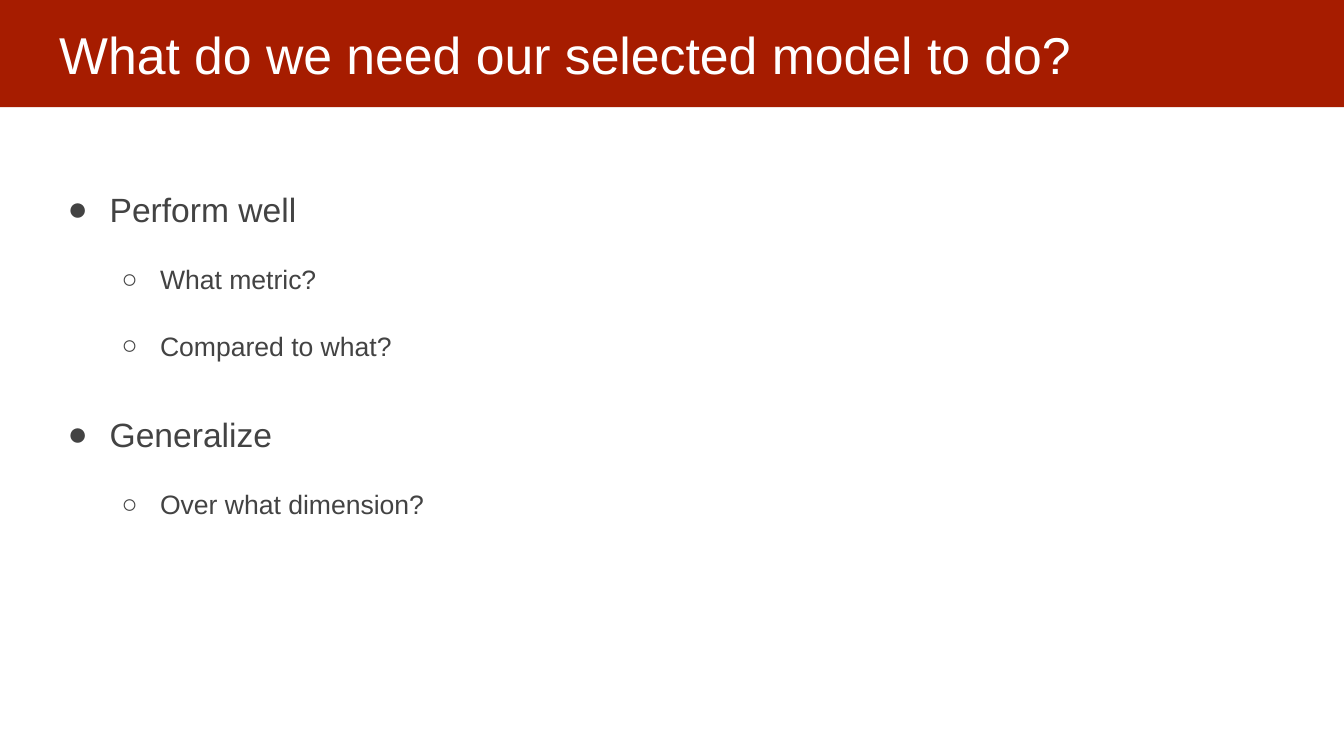
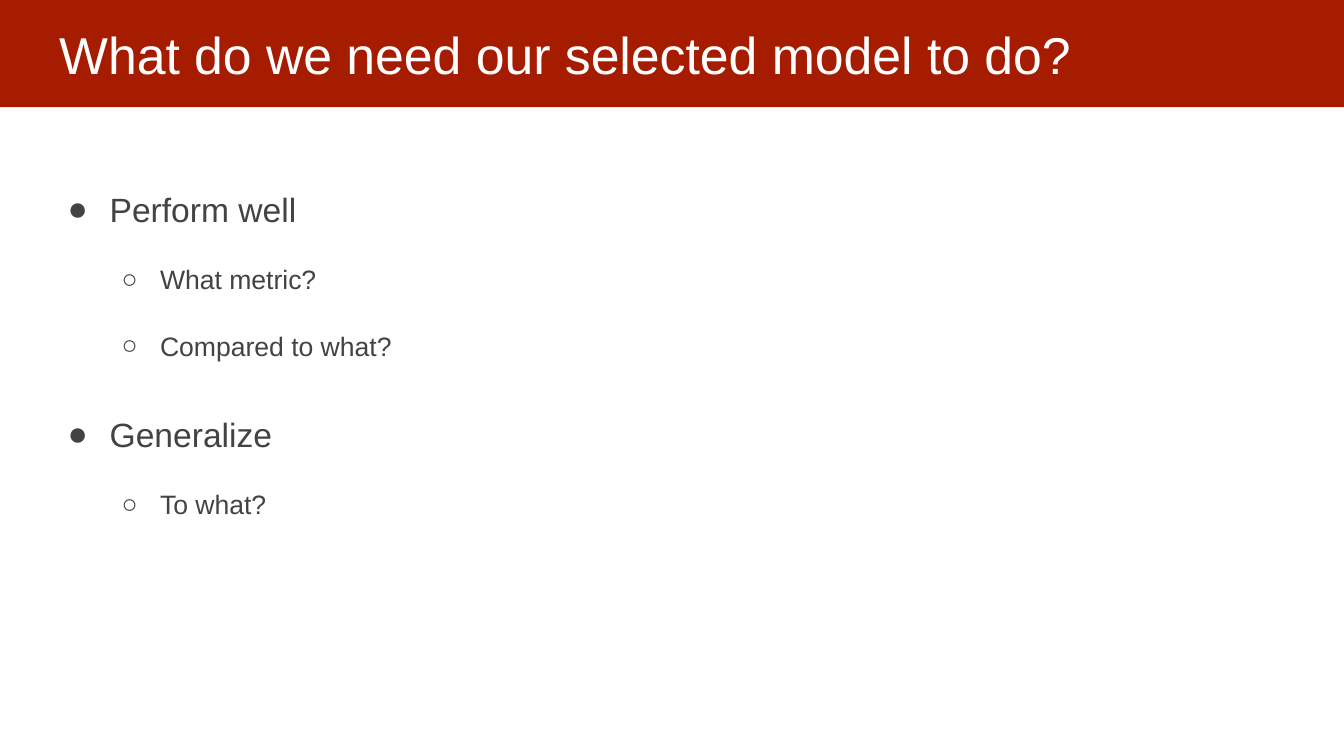
Before and after one commit to dssg/mlforpublicpolicylab, a slide deck: slide 10 of 06 - Performance and Evaluation Pt 1/Model Selection and Validation - Part I.pptx. Drawn at 1344x756 pixels with LibreOffice and Linux fonts; fonts in the diff are those of the drawing. Boxes give left, top, right and bottom in pixels: in the first picture for what was removed or moved away, otherwise in the second. Text is boxed around its words. In the diff, an @@ line names an element or a change of style, - is before the commit and + after.

```diff
--- a/06 - Performance and Evaluation Pt 1/Model Selection and Validation - Part I.pptx
+++ b/06 - Performance and Evaluation Pt 1/Model Selection and Validation - Part I.pptx
@@ text at box(160, 494, 266, 515): text changed @@
-  ○ Over what dimension?
+  ○ To what?
```
Also in this commit, not shown: 3 other slides changed, 6 slides added.
